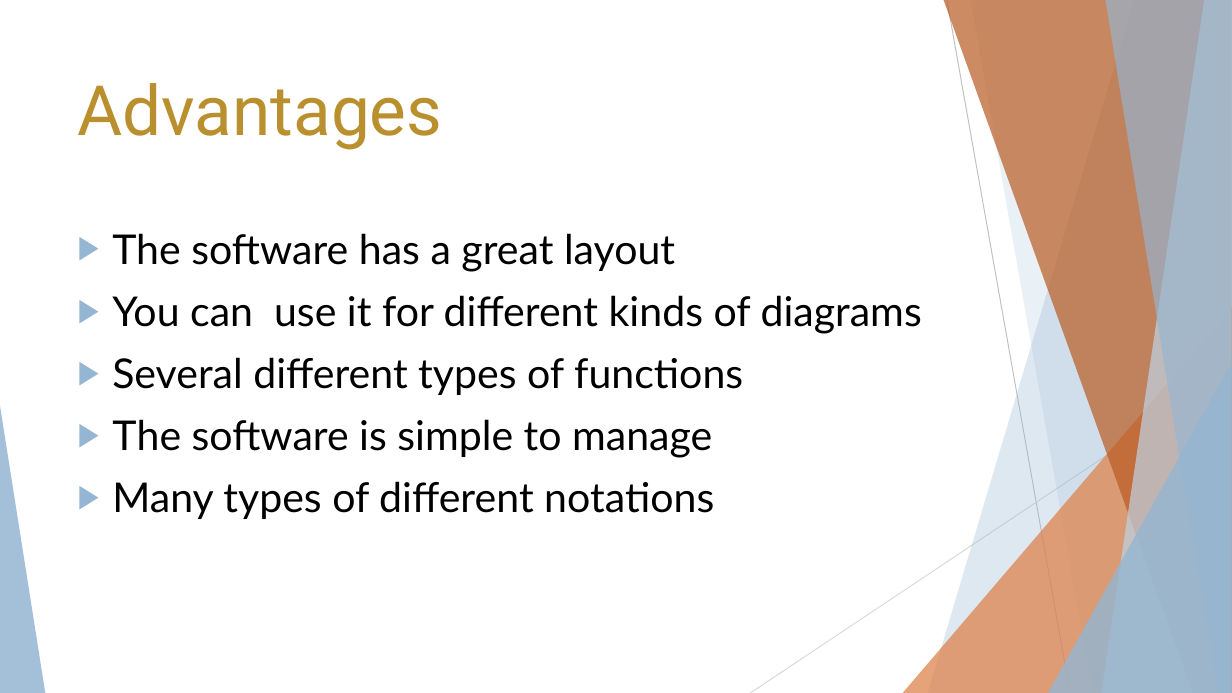
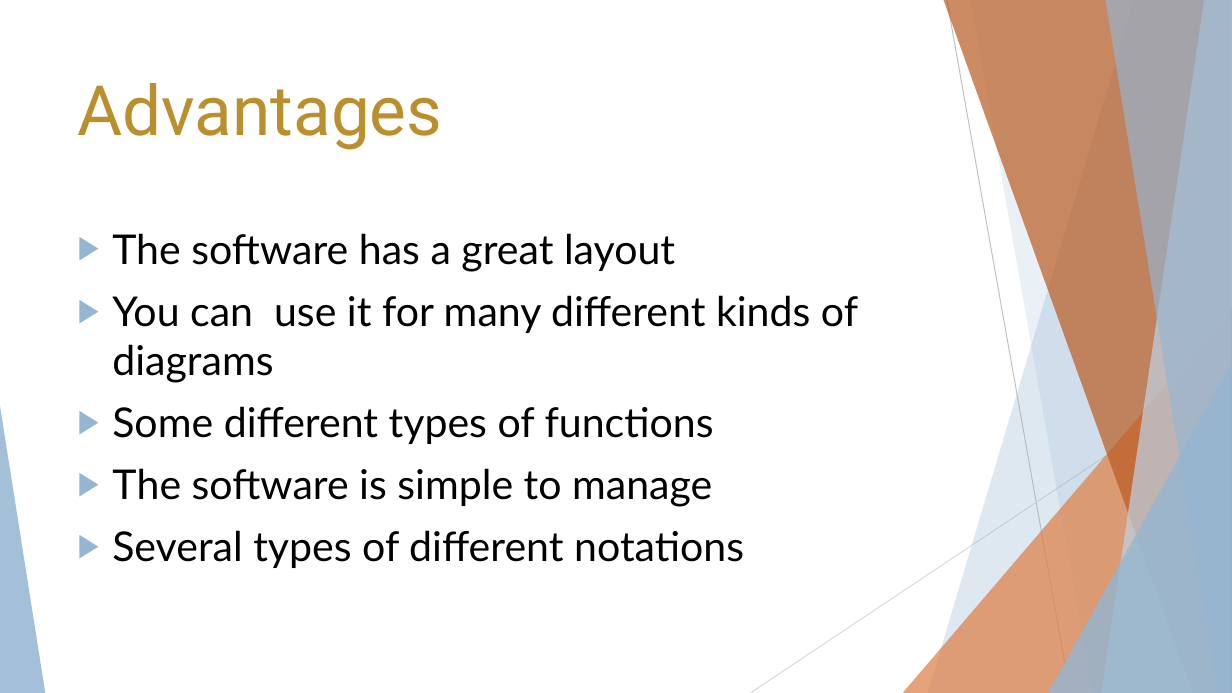
Before and after one commit to ArtelsmairAlexander/INSY_ER-Tools_Evaluation_Visio, a slide deck: slide 5 of Peyrer_Artelsmair_Visio.pptx. Drawn at 1232x693 pixels with LibreOffice and Linux fonts; fonts in the diff are those of the drawing. Boxes give left, top, right and bottom in pixels: in the first picture for what was removed or moved away, otherwise in the second. Text is boxed around its words. In the diff, an @@ line names an element or a change of style, - is before the commit and + after.

```diff
--- a/Peyrer_Artelsmair_Visio.pptx
+++ b/Peyrer_Artelsmair_Visio.pptx
@@ text at box(112, 295, 858, 444): text changed @@
-▶ You can use it for different kinds of diagrams
-▶ Several different types of functions
+▶ You can use it for many different kinds of diagrams
+▶ Some different types of functions
@@ text at box(112, 530, 744, 568): text changed @@
-▶ Many types of different notations
+▶ Several types of different notations
```
Also in this commit, not shown: 1 other slide changed, 4 other files.
